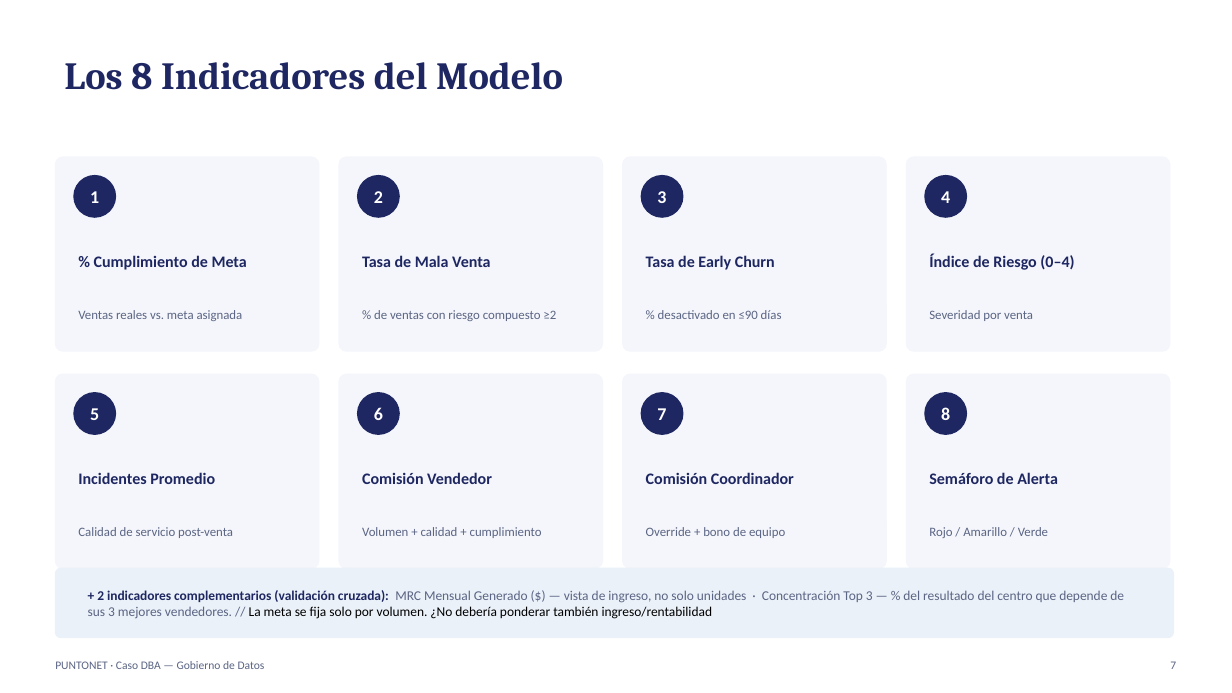
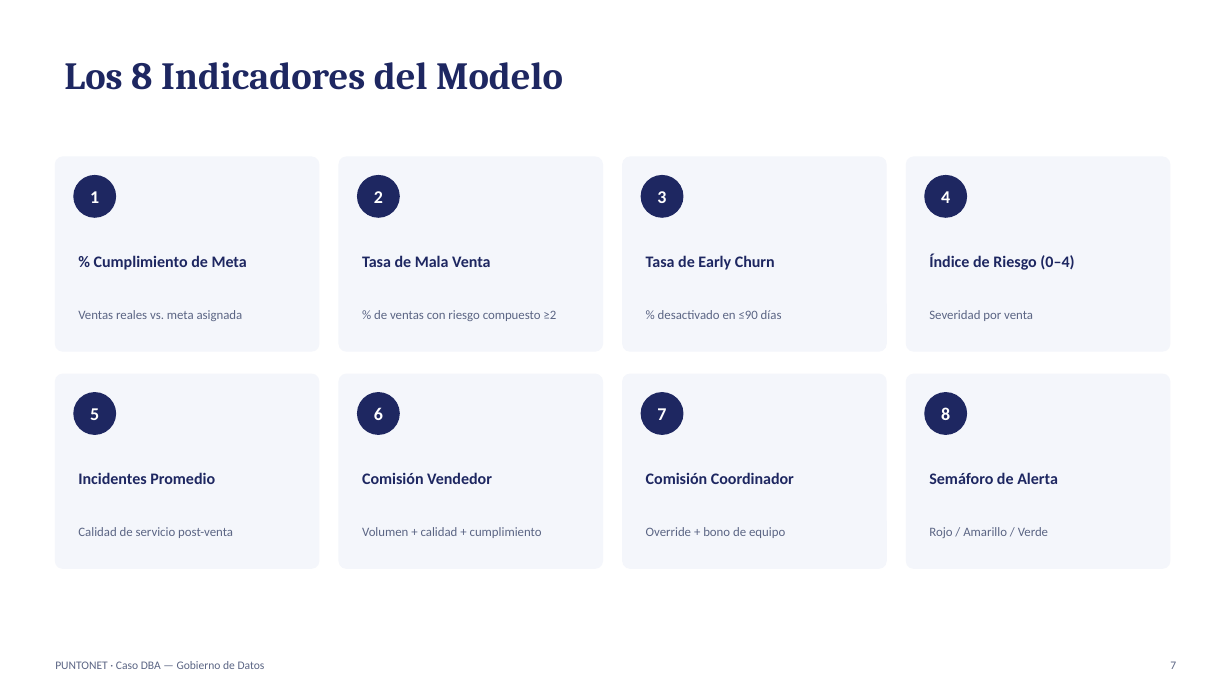
Before and after one commit to sandravillamarin89-hash/dashboard-dba-puntonet, a slide deck: slide 7 of Defensa_Caso_DBA_PuntoNet.pptx. Drawn at 1232x693 pixels with LibreOffice and Linux fonts; fonts in the diff are those of the drawing. Boxes give left, top, right and bottom in pixels: in the first picture for what was removed or moved away, otherwise in the second. Text is boxed around its words. In the diff, an @@ line names an element or a change of style, - is before the commit and + after.

```diff
--- a/Defensa_Caso_DBA_PuntoNet.pptx
+++ b/Defensa_Caso_DBA_PuntoNet.pptx
@@ rounded rectangle removed at (55,568,1174,638) @@
@@ text removed at (88,590,1124,619) @@
-+ 2 indicadores complementarios (validación cruzada): MRC Mensual Generado ($) — vista de ingreso, no solo unidades · Concentración Top 3 — % del resultado del centro que depende de sus 3 mejores vendedores. // La meta se fija solo por volumen. ¿No debería ponderar también ingreso/rentabilidad
```
Also in this commit, not shown: 8 other slides changed.
